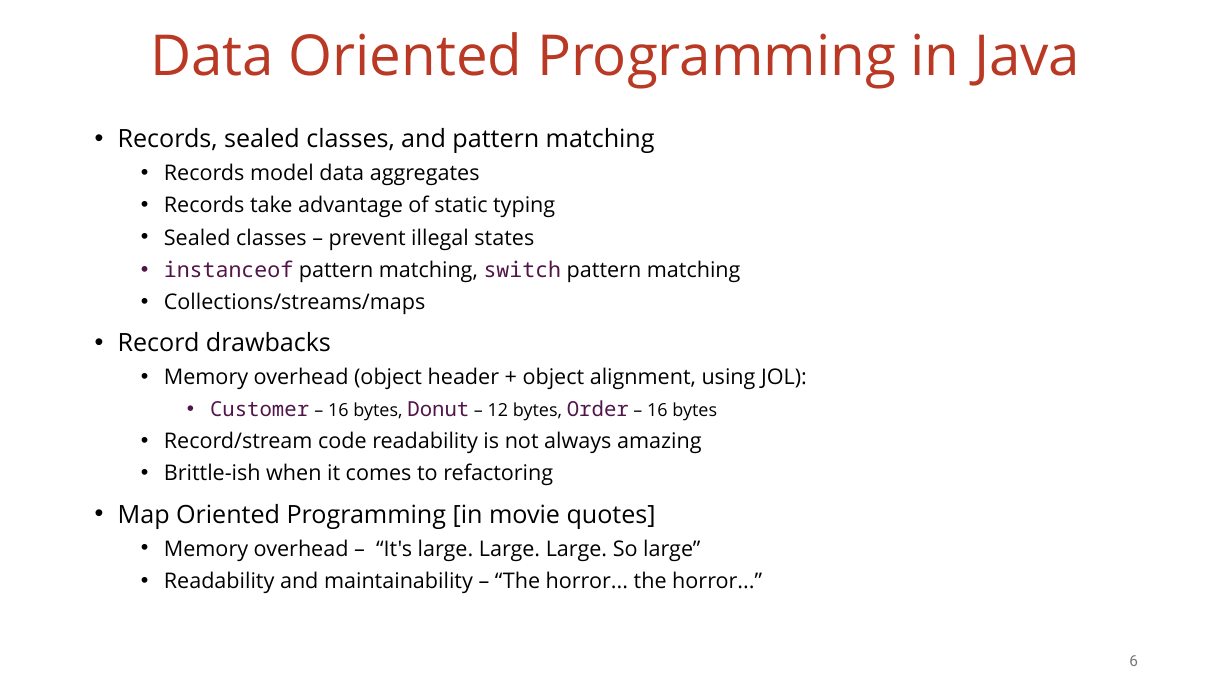
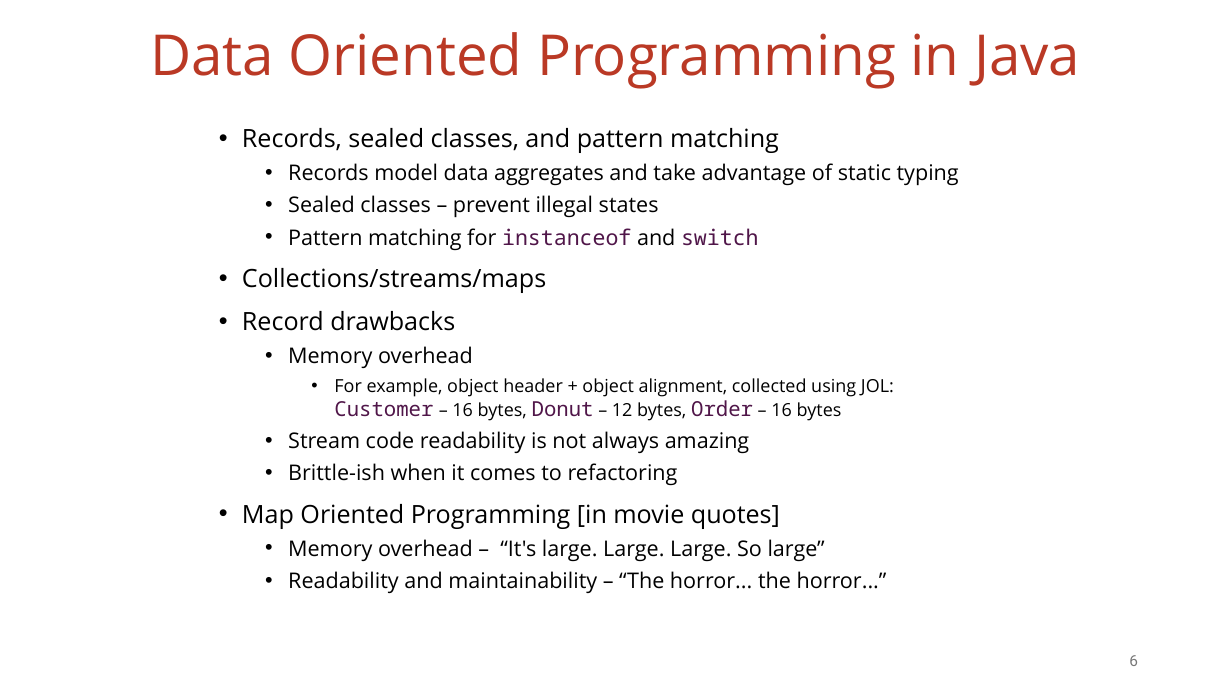
Before and after one commit to vmzakharov/missing-dataframe-talk, a slide deck: slide 6 of presentation/Missing_Dataframe_Short.pptx. Drawn at 1232x693 pixels with LibreOffice and Linux fonts; fonts in the diff are those of the drawing. Boxes give left, top, right and bottom in pixels: in the first picture for what was removed or moved away, otherwise in the second. Text is boxed around its words. In the diff, an @@ line names an element or a change of style, - is before the commit and + after.

```diff
--- a/presentation/Missing_Dataframe_Short.pptx
+++ b/presentation/Missing_Dataframe_Short.pptx
@@ text "Records, sealed classes, and pattern ...": place and size @@
-text "Records, sealed classes, and pattern ..." at [118,128,807,593]
+text "Records, sealed classes, and pattern ..." at [242,128,959,593]
@@ text at [288,163,959,186]: text changed @@
-  • Records model data aggregates
-  • Records take advantage of static typing
+  • Records model data aggregates and take advantage of static typing
@@ text at [288,228,759,250]: text changed @@
-  • instanceof pattern matching, switch pattern matching
+  • Pattern matching for instanceof and switch
@@ text at [242,268,546,293]: size 16.8 to 19.6 pt in "Collections/streams/maps"; list level 2 to 1 in "Collections/streams/maps" @@
@@ text at [288,346,894,454]: text changed; size 16.8 to 14 pt @@
-  • Memory overhead (object header + object alignment, using JOL):
-    • Customer – 16 bytes, Donut – 12 bytes, Order – 16 bytes
-  • Record/stream code readability is not always amazing
+  • Memory overhead
+    • For example, object header + object alignment, collected using JOL:
+      Customer – 16 bytes, Donut – 12 bytes, Order – 16 bytes
+  • Stream code readability is not always amazing
```
Also in this commit, not shown: 16 other slides changed, 1 slide removed, 1 other file.
